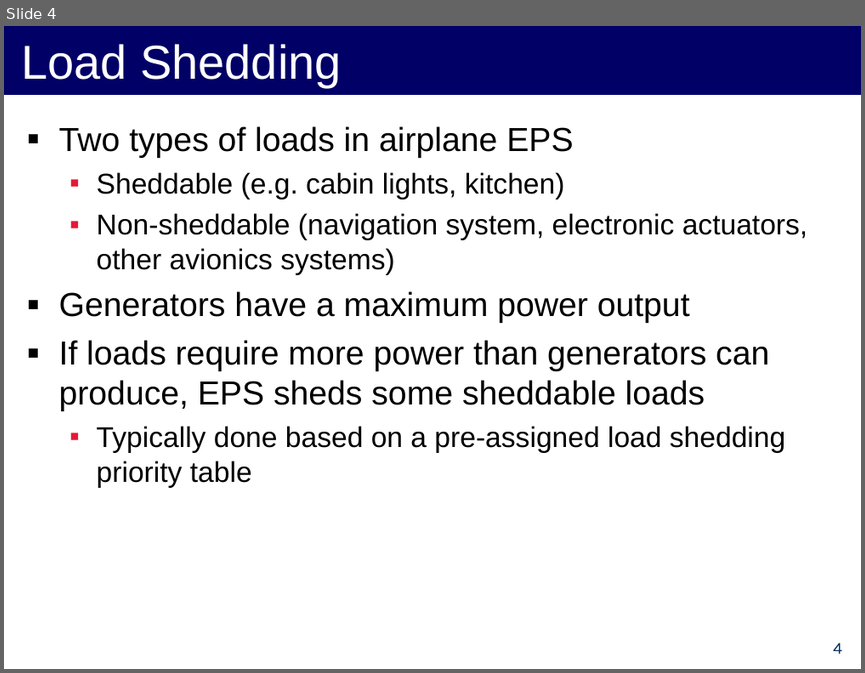
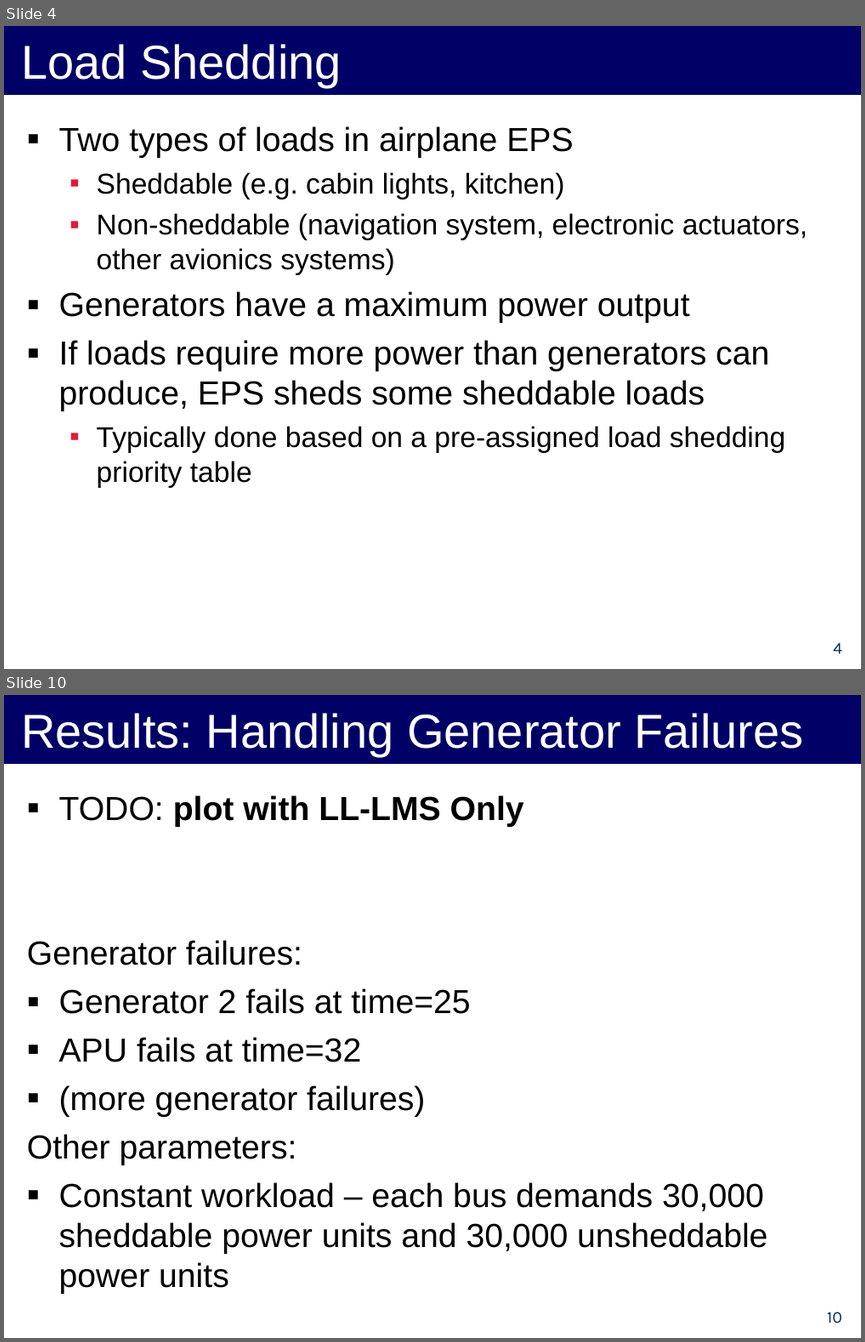
Before and after one commit to forresti/optimal_load_management, a slide deck: project/12-3-12_Presentation.ppt. Shown one above the other, each under a label of ours: slide 4 before the commit, slides 4 and 10 after it; the slides between them are not shown. The pictures are 865x673 and 865x1342 pixels, drawn with LibreOffice and Linux fonts; fonts in the diff are those of the drawing. Boxes give left, top, right and bottom in pixels: in the first picture for what was removed or moved away, otherwise in the second. Text is boxed around its words. In the diff, an @@ line names an element or a change of style, - is before the commit and + after.

```diff
--- a/project/12-3-12_Presentation.ppt
+++ b/project/12-3-12_Presentation.ppt
@@ slide 10 added at <box>4,695,861,1338</box>, background #FFFFFF @@
@@ title added at <box>4,695,861,764</box>, fill #000066, 40 pt, text #FFFFFF @@
+Results: Handling Generator Failures
@@ text added at <box>27,795,767,1293</box>, 28 pt, text #000000 @@
+▪ TODO: plot with LL-LMS Only
+Generator failures:
+▪ Generator 2 fails at time=25
+▪ APU fails at time=32
+▪ (more generator failures)
+Other parameters:
+▪ Constant workload – each bus demands 30,000 sheddable power units and 30,000 unsheddable power units
@@ page number added at <box>827,1311,842,1322</box>, 14 pt, text #002D62 @@
+10
```
Also in this commit, not shown: 1 slide changed, 10 other slides added.
